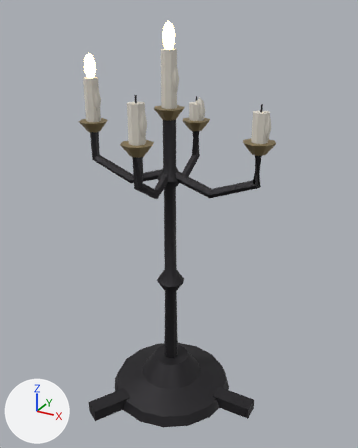
The glTF model assets/models/environment/scarlet_mansion/candelabra.glb: old version first, new version second.
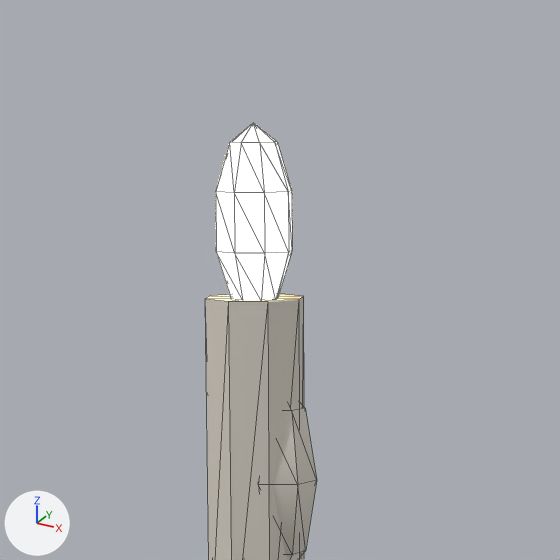
The first picture shows the older version from a 50 mm camera at (1.089, -1.892, 1.924) aimed at (0.031, 0.031, 0.963). The close-ups show the older and then the newer version on the part from 35% to 61% of the width and 0% to 21% of the height of that picture. Only the edits that show in the close-ups are written down. Lighting does not change. The marker at lower left points along +X, +Y and +Z. The close-ups show mesh edges as thin lines.

The older version as bpy lines, for what is in view:
```python
mat_flame = principled_material('Flame')
mat_flame.base_color = (1.0, 0.62, 0.3)  # beige #ffce95
mat_flame.emission_color = (1.0, 0.62, 0.3)  # beige #ffce95
mat_flame.emission_strength = 4.0
me_candelabra = bpy.data.meshes.new('Candelabra')
me_candelabra.from_pydata(...)  # 634 vertices, 1164 faces; spans x -0.49..0.49, y -0.43..0.43, z 0.0..1.87
# faces by material slot: [536, 160, 340, 128]
me_candelabra.materials.append(mat_wroughtiron)  # dark grey #353336
me_candelabra.materials.append(mat_tarnishedbrass)  # beige #ad996f
me_candelabra.materials.append(mat_wax)  # light grey #ddd7cb
me_candelabra.materials.append(mat_flame)  # beige #ffce95, glowing beige #ffce95
ob_candelabra = bpy.data.objects.new('Candelabra', me_candelabra)
ob_candelabra.location = (0.0, 0.0, 0.0)
```
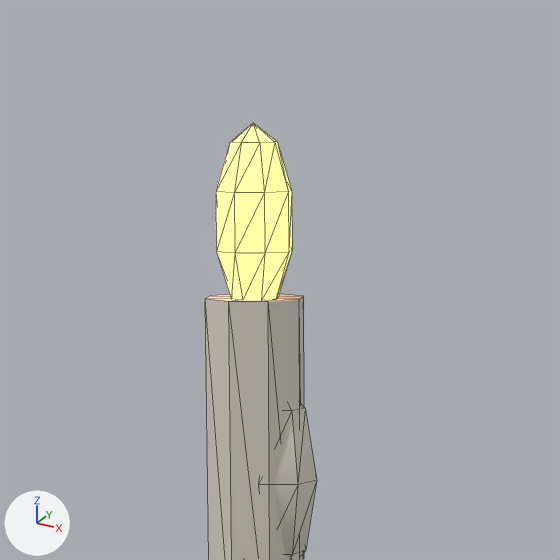
Where the change shows, as pixel boxes [x1, y1, x2, y2] in the close-ups (560 x 560 px):
'Candelabra', recoloured, surface changed
    both: [205, 123, 317, 560]

What changed in the scene script:
```text
Change mat_flame:
    mat_flame.emission_color: (1.0, 0.62, 0.3) -> (1.0, 0.45, 0.15)  # beige #ffce95 -> orange #ffb36c
    mat_flame.emission_strength: 4.0 -> 2.0
```
